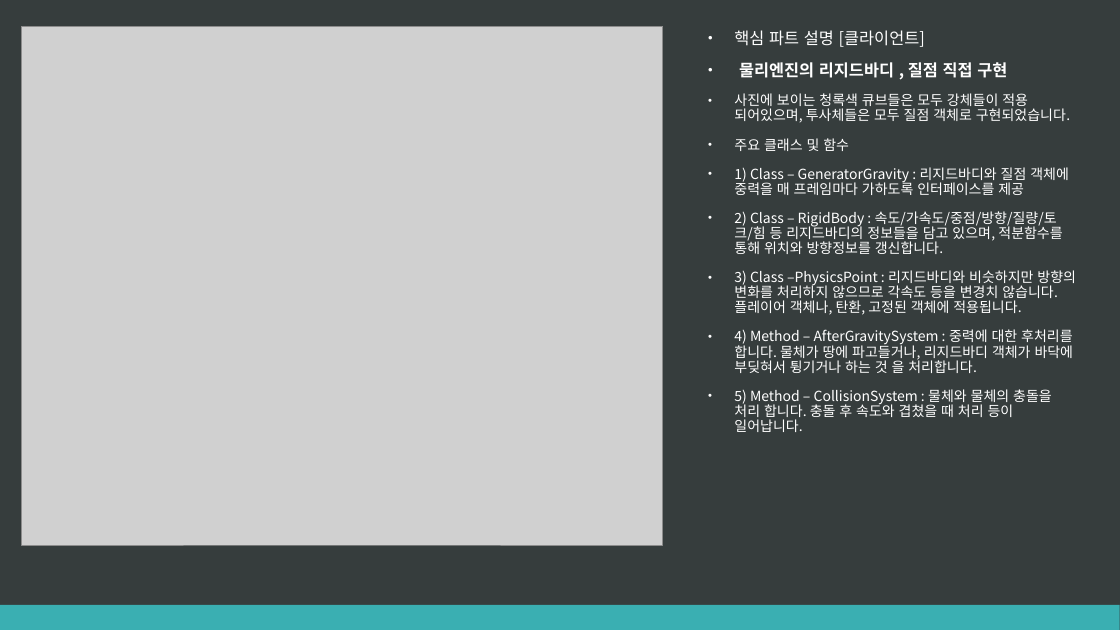
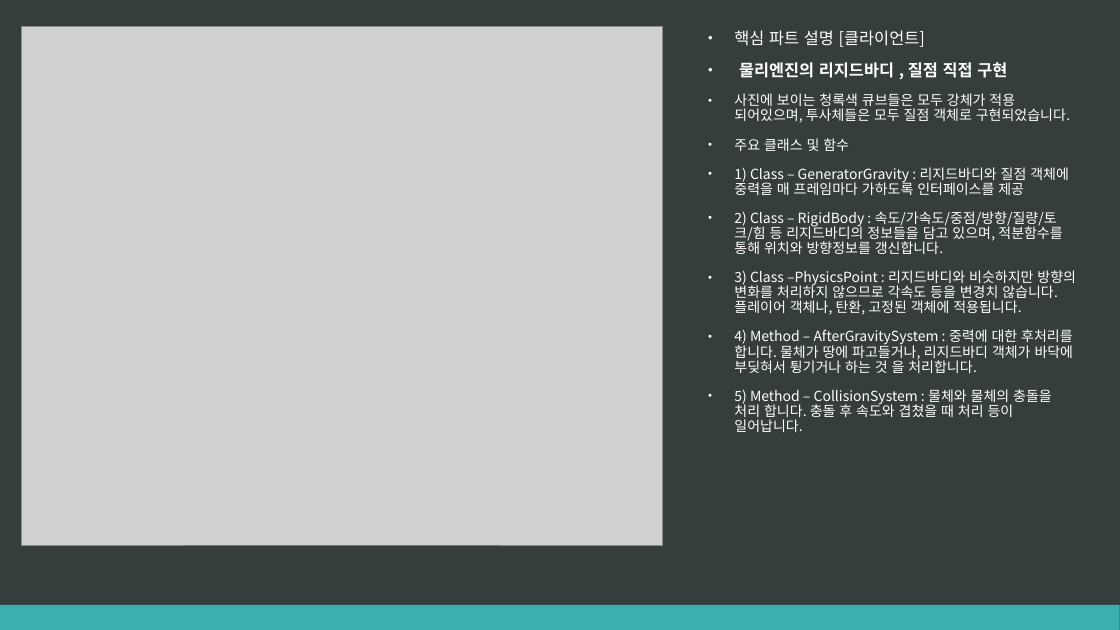
Before and after one commit to ChangminYoo/FinalProject, a slide deck: slide 4 of 이관구/포트폴리오 - 이관구.pptx. Drawn at 1120x630 pixels with LibreOffice and Linux fonts; fonts in the diff are those of the drawing; grey boxes stand for pictures. Boxes give left, top, right and bottom in pixels: in the first picture for what was removed or moved away, otherwise in the second. Text is boxed around its words. In the diff, an @@ line names an element or a change of style, - is before the commit and + after.

```diff
--- a/이관구/포트폴리오 - 이관구.pptx
+++ b/이관구/포트폴리오 - 이관구.pptx
@@ text at box(734, 93, 1070, 123): text changed @@
-• 사진에 보이는 청록색 큐브들은 모두 강체들이 적용 되어있으며, 투사체들은 모두 질점 객체로 구현되었습니다.
+• 사진에 보이는 청록색 큐브들은 모두 강체가 적용 되어있으며, 투사체들은 모두 질점 객체로 구현되었습니다.
```
Also in this commit, not shown: 2 other slides changed, 1 other file.
